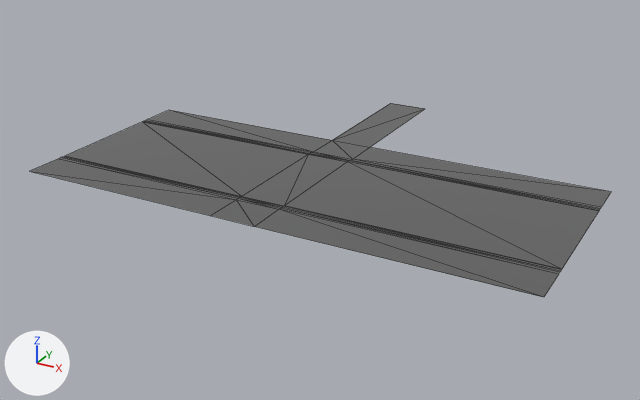
One commit to the FBX model JackiesLantern/Assets/GameAssets/Models/Level1Models/Road_L_Single_WalkWay_Flat.fbx: the scene before it, then after it.
The view is the same before and after, from a 50 mm lens placed at (24.8, 9.3, 21.2), pointed at (-1.1, 56.4, -2.4). Arrows for +X, +Y and +Z are at lower left; the lights stay in place. Mesh edges are drawn as thin lines. Where no turn or scale is listed for an object, it has been applied to the vertices.

Names of what the first picture shows: 'Road_L_Single_WalkWay001'.
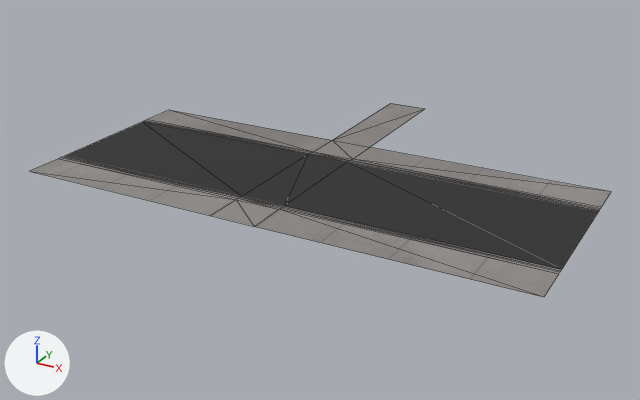
Where the newer file only moved an object's origin or applied its transform, the numbers keep the older frame.

What differs and where, as boxes [x1, y1, x2, y2] in the pictures (640 x 400 px; the box of a moved part takes in the faces that stretch with it):
'Road_L_Single_WalkWay001', surface changed
    both: [30, 103, 611, 297]
part 1 of me_mesh, moved or reshaped
    both: [66, 122, 590, 270]
part 2 of me_mesh, surface changed (grey to black)
    both: [66, 122, 599, 269]
part 3 of me_mesh, recoloured
    both: [30, 103, 611, 297]

Patch to the scene script:
```diff
--- a/JackiesLantern/Assets/GameAssets/Models/Level1Models/Road_L_Single_WalkWay_Flat.fbx.py
+++ b/JackiesLantern/Assets/GameAssets/Models/Level1Models/Road_L_Single_WalkWay_Flat.fbx.py
@@ img_sidewalk_road_l_single_walkway_roughness_png @@
+img_sidewalk_road_l_single_walkway_roughness_png = load_image('SideWalk_Road_L_Single_Walkway_Roughness.png', 'LVL1 Textures/Road_L_SingleWalkWay_Textures/SideWalk_Road_L_Single_Walkway_Roughness.png', 2048, 2048, 'Non-Color')
@@ img_sidewalk_road_l_single_walkway_base_color_png @@
+img_sidewalk_road_l_single_walkway_base_color_png = load_image('SideWalk_Road_L_Single_Walkway_Base_color.png', 'LVL1 Textures/Road_L_SingleWalkWay_Textures/SideWalk_Road_L_Single_Walkway_Base_color.png', 2048, 2048, 'sRGB')
@@ img_road_l_single_walkway_base_color_png @@
+img_road_l_single_walkway_base_color_png = load_image('Road_L_Single_WalkWay_Base_color.png', 'LVL1 Textures/Road_L_SingleWalkWay_Textures/Road_L_Single_WalkWay_Base_color.png', 2048, 2048, 'sRGB')
@@ img_road_l_single_walkway_roughness_png @@
+img_road_l_single_walkway_roughness_png = load_image('Road_L_Single_WalkWay_Roughness.png', 'LVL1 Textures/Road_L_SingleWalkWay_Textures/Road_L_Single_WalkWay_Roughness.png', 2048, 2048, 'Non-Color')
@@ mat_road_l_single_walkway @@
 n0 = _N.new('ShaderNodeBsdfPrincipled'); n0.name = 'Principled BSDF'
-n0.inputs[0].default_value = (0.114, 0.114, 0.114, 1.0)  # 'Base Color', dark grey #5f5f5f
-n0.inputs[2].default_value = 0.0  # 'Roughness'
 n1 = _N.new('ShaderNodeOutputMaterial'); n1.name = 'Material Output'
+n2 = _N.new('ShaderNodeTexImage'); n2.name = 'Image Texture'
+n2.image = img_road_l_single_walkway_base_color_png
+n3 = _N.new('ShaderNodeTexImage'); n3.name = 'Image Texture.001'
+n3.image = img_road_l_single_walkway_roughness_png
 _L.new(n0.outputs[0], n1.inputs[0])  # 'BSDF' to 'Surface'
+_L.new(n2.outputs[0], n0.inputs[0])  # 'Color' to 'Base Color'
+_L.new(n3.outputs[0], n0.inputs[2])  # 'Color' to 'Roughness'
@@ mat_sidewalk_road_l_single_walkway @@
+mat_sidewalk_road_l_single_walkway = bpy.data.materials.new('SideWalk_Road_L_Single_Walkway')
+# uses the picture img_sidewalk_road_l_single_walkway_base_color_png
+# uses the picture img_sidewalk_road_l_single_walkway_roughness_png
@@ me_mesh @@
 me_mesh.from_pydata(...)  # 58 vertices, 80 faces; spans x -16.5..16.5, y -7.2..17.0, z 0.0
 # used by ob_road_l_single_walkway001; location = (0.0, 53.42, 0.24)
+# me_mesh part 1
+# 12 faces are deleted
+# 6 new faces join them, mat_road_l_single_walkway
+# 6 new faces join them, mat_sidewalk_road_l_single_walkway
+# me_mesh part 2: 68 kept faces spanning x -16.5..16.5, y -7.2..17.0, z 0.0 get new texture (UV) coordinates
+# me_mesh part 3: 56 faces spanning x -16.5..16.5, y -7.2..17.0, z 0.0 switch from mat_road_l_single_walkway (dark grey #5f5f5f) to mat_sidewalk_road_l_single_walkway
```
